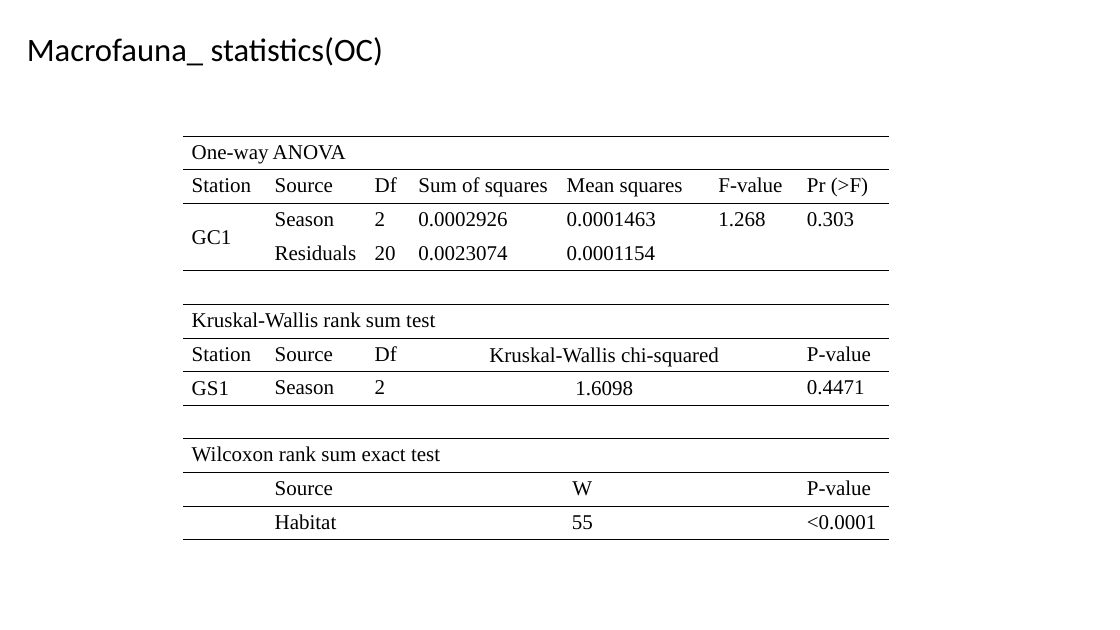
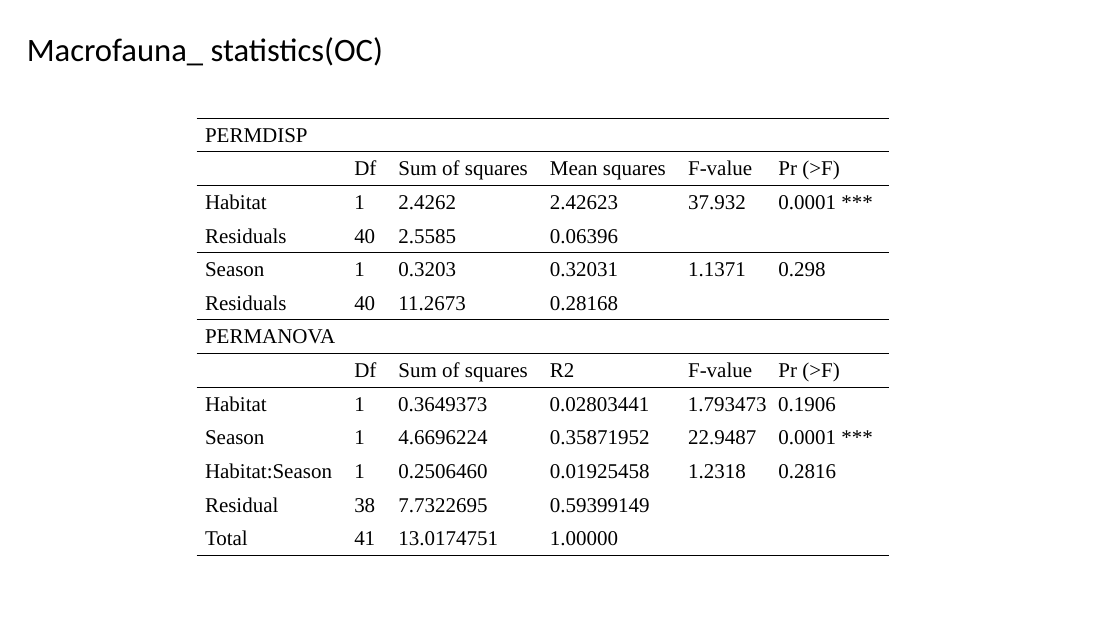
Before and after one commit to chueh1115/GPSC_data, a slide deck: slide 15 of context/thesis_fig.pptx (slide 16 before the commit). Drawn at 1120x630 pixels with LibreOffice and Linux fonts; fonts in the diff are those of the drawing. Boxes give left, top, right and bottom in pixels: in the first picture for what was removed or moved away, otherwise in the second. Text is boxed around its words. In the diff, an @@ line names an element or a change of style, - is before the commit and + after.

Commit message:
20220513_Permanova+ fix fig

```diff
--- a/context/thesis_fig.pptx
+++ b/context/thesis_fig.pptx
@@ table at (197,118,889,555) @@
-One-way ANOVA |  |  |  |  |  | 
-Station | Source | Df | Sum of squares | Mean squares | F-value | Pr (>F)
-GC1 | Season | 2 | 0.0002926 | 0.0001463 | 1.268 | 0.303
- | Residuals | 20 | 0.0023074 | 0.0001154 |  | 
- |  |  |  |  |  | 
-Kruskal-Wallis rank sum test |  |  |  |  |  | 
-Station | Source | Df | Kruskal-Wallis chi-squared |  |  | P-value
-GS1 | Season | 2 | 1.6098 |  |  | 0.4471
- |  |  |  |  |  | 
-Wilcoxon rank sum exact test |  |  |  |  |  | 
- | Source | W |  |  |  | P-value
- | Habitat | 55 |  |  |  | <0.0001
+PERMDISP |  |  |  |  | 
+ | Df | Sum of squares | Mean squares | F-value | Pr (>F)
+Habitat | 1 | 2.4262 | 2.42623 | 37.932 | 0.0001 ***
+Residuals | 40 | 2.5585 | 0.06396 |  | 
+Season | 1 | 0.3203 | 0.32031 | 1.1371 | 0.298
+Residuals | 40 | 11.2673 | 0.28168 |  | 
+PERMANOVA |  |  |  |  | 
+ | Df | Sum of squares | R2 | F-value | Pr (>F)
+Habitat | 1 | 0.3649373 | 0.02803441 | 1.793473 | 0.1906
+Season | 1 | 4.6696224 | 0.35871952 | 22.9487 | 0.0001 ***
+Habitat:Season | 1 | 0.2506460 | 0.01925458 | 1.2318 | 0.2816
+Residual | 38 | 7.7322695 | 0.59399149 |  | 
+Total | 41 | 13.0174751 | 1.00000 |  | 
@@ table: place and size @@
-table at (183,136,890,539)
+table at (197,118,889,555)
```
Also in this commit, not shown: 3 other slides changed, 10 slides added, 10 slides removed, 26 other files.
